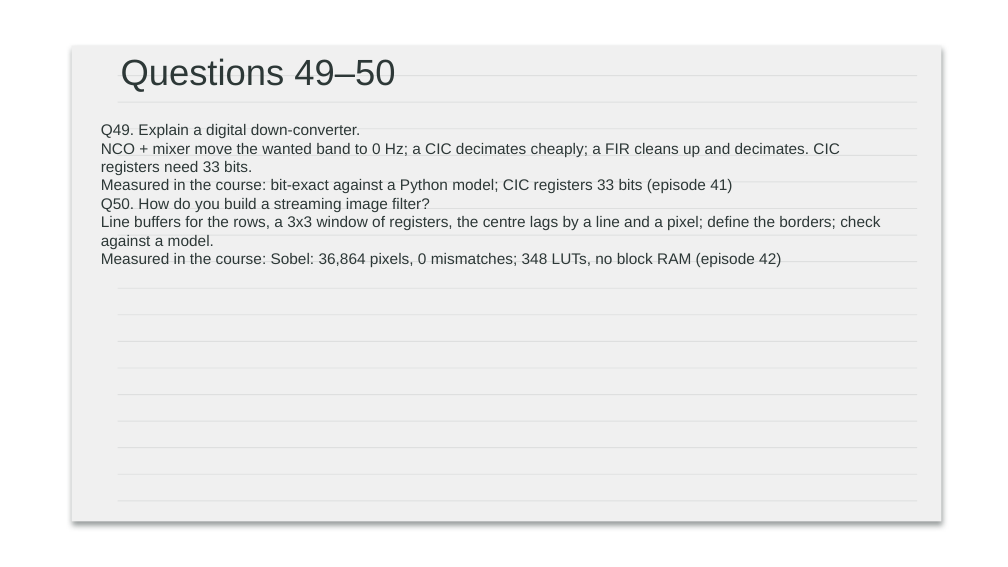
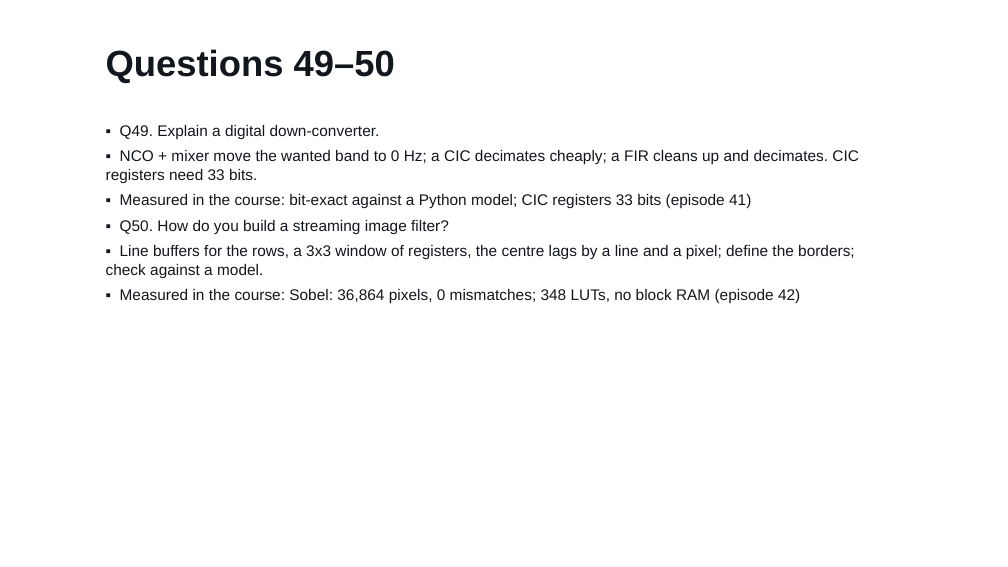
Before and after one commit to Silicon-Simplified/FPGA-Course, a slide deck: slide 32 of slides/ep43_interview_slides.pptx. Drawn at 1008x567 pixels with LibreOffice and Linux fonts; fonts in the diff are those of the drawing; background and template pictures are left out. Boxes give left, top, right and bottom in pixels: in the first picture for what was removed or moved away, otherwise in the second. Text is boxed around its words. In the diff, an @@ line names an element or a change of style, - is before the commit and + after.

```diff
--- a/slides/ep43_interview_slides.pptx
+++ b/slides/ep43_interview_slides.pptx
@@ text "Questions 49–50": place and size @@
-text "Questions 49–50" at (121,58,395,92)
+text "Questions 49–50" at (106,49,395,83)
@@ text "Questions 49–50" at (106,49,395,83): text colour #2D3837 to #12161D, bold on @@
@@ text at (106,125,859,304): text changed; text colour #2D3837 to #12161D @@
-Q49. Explain a digital down-converter.
-NCO + mixer move the wanted band to 0 Hz; a CIC decimates cheaply; a FIR cleans up and decimates. CIC registers need 33 bits.
-Measured in the course: bit-exact against a Python model; CIC registers 33 bits (episode 41)
-Q50. How do you build a streaming image filter?
-Line buffers for the rows, a 3x3 window of registers, the centre lags by a line and a pixel; define the borders; check against a model.
-Measured in the course: Sobel: 36,864 pixels, 0 mismatches; 348 LUTs, no block RAM (episode 42)
+▪ Q49. Explain a digital down-converter.
+▪ NCO + mixer move the wanted band to 0 Hz; a CIC decimates cheaply; a FIR cleans up and decimates. CIC registers need 33 bits.
+▪ Measured in the course: bit-exact against a Python model; CIC registers 33 bits (episode 41)
+▪ Q50. How do you build a streaming image filter?
+▪ Line buffers for the rows, a 3x3 window of registers, the centre lags by a line and a pixel; define the borders; check against a model.
+▪ Measured in the course: Sobel: 36,864 pixels, 0 mismatches; 348 LUTs, no block RAM (episode 42)
@@ group removed at (72,45,941,521): 17 rectangles, 1 rounded rectangle @@
```
Also in this commit, not shown: 31 other slides changed, 42 other files.
